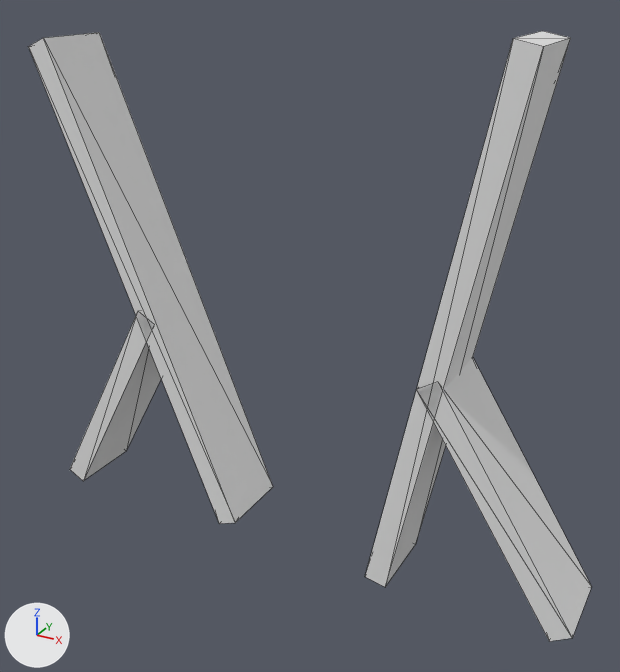
Before and after pictures for a commit that changed the glTF model games/build-scale/models/level_endgltf.gltf.
One viewpoint serves both versions: a 50 mm camera at (10.3, -17.12, 2.97) aimed at (0.92, -0.05, -5.57). Every picture has the same lights, and +X, +Y and +Z are marked at lower left. Mesh edges are drawn as thin lines. Vertices at the same position are counted once.

Script lines for the objects in view, before the commit:
```python
me_cube_002 = bpy.data.meshes.new('Cube.002')
me_cube_002.from_pydata(...)  # 32 vertices, 48 faces; spans x -6.9..8.2, y -1.0..1.0, z -11.6..1.7
ob_levelend = bpy.data.objects.new('LevelEnd', me_cube_002)
ob_levelend.location = (0.0, 0.0, 0.0)
```
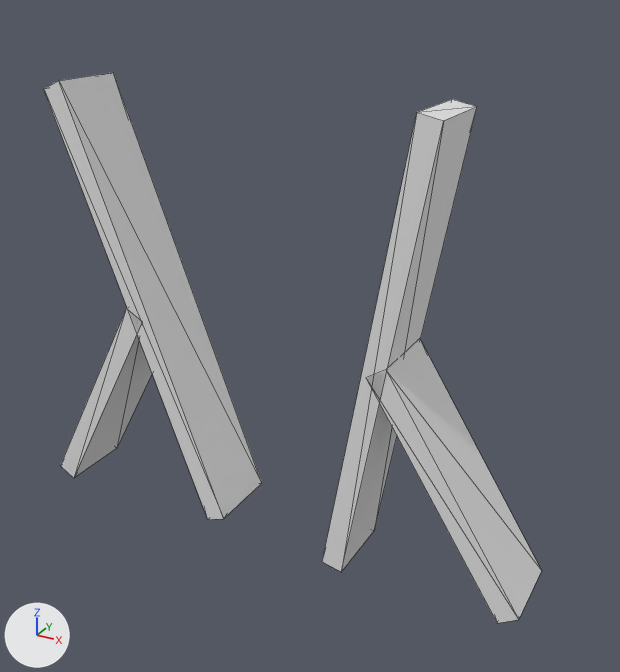
Pixel boxes (x1, y1, x2, y2) of what changed, in the pictures (620 x 672 px; the box of a moved part takes in the faces that stretch with it):
'LevelEnd', reshaped (12% narrower, 10% shorter)
    before: (28, 31, 592, 641)
    after: (44, 72, 541, 623)
part 1 of me_cube_002, moved or reshaped
    before: (28, 32, 273, 524)
    after: (44, 72, 262, 520)
part 2 of me_cube_002, moved or reshaped
    before: (365, 31, 570, 587)
    after: (322, 99, 477, 572)
part 3 of me_cube_002, moved or reshaped
    before: (416, 358, 592, 641)
    after: (366, 340, 541, 623)
part 4 of me_cube_002, moved or reshaped
    before: (70, 312, 161, 481)
    after: (60, 308, 152, 478)

Diff of the bpy script that builds the scene:
```diff
--- a/games/build-scale/models/level_endgltf.gltf.py
+++ b/games/build-scale/models/level_endgltf.gltf.py
@@ me_cube_002 @@
 me_cube_002.from_pydata(...)  # 32 vertices, 48 faces; spans x -6.9..8.2, y -1.0..1.0, z -11.6..1.7
 # used by ob_levelend; location = (0.0, 0.0, 0.0)
+# me_cube_002 part 1: the loose piece of 8 vertices spanning x -6.5..-0.9, y -1.0..1.0, z -11.4..1.2 is scaled about its middle by (0.857, 1, 0.921), then moved by (0.0, 0.0, -0.5)
+# me_cube_002 part 2: the loose piece of 8 vertices spanning x 3.0..6.2, y -1.0..1.0, z -11.6..1.7 is scaled about its middle by (0.795, 1, 0.889), then moved by (-1.5, 0.0, -0.7)
+# me_cube_002 part 3: the loose piece of 8 vertices spanning x 4.1..8.2, y -1.0..1.0, z -11.4..-5.5 is moved by (-1.2, 0.0, 0.0)
+# me_cube_002 part 4: the loose piece of 8 vertices spanning x -6.9..-3.2, y -1.0..1.0, z -11.6..-5.5 is moved by (-0.4, 0.0, 0.0)
```
